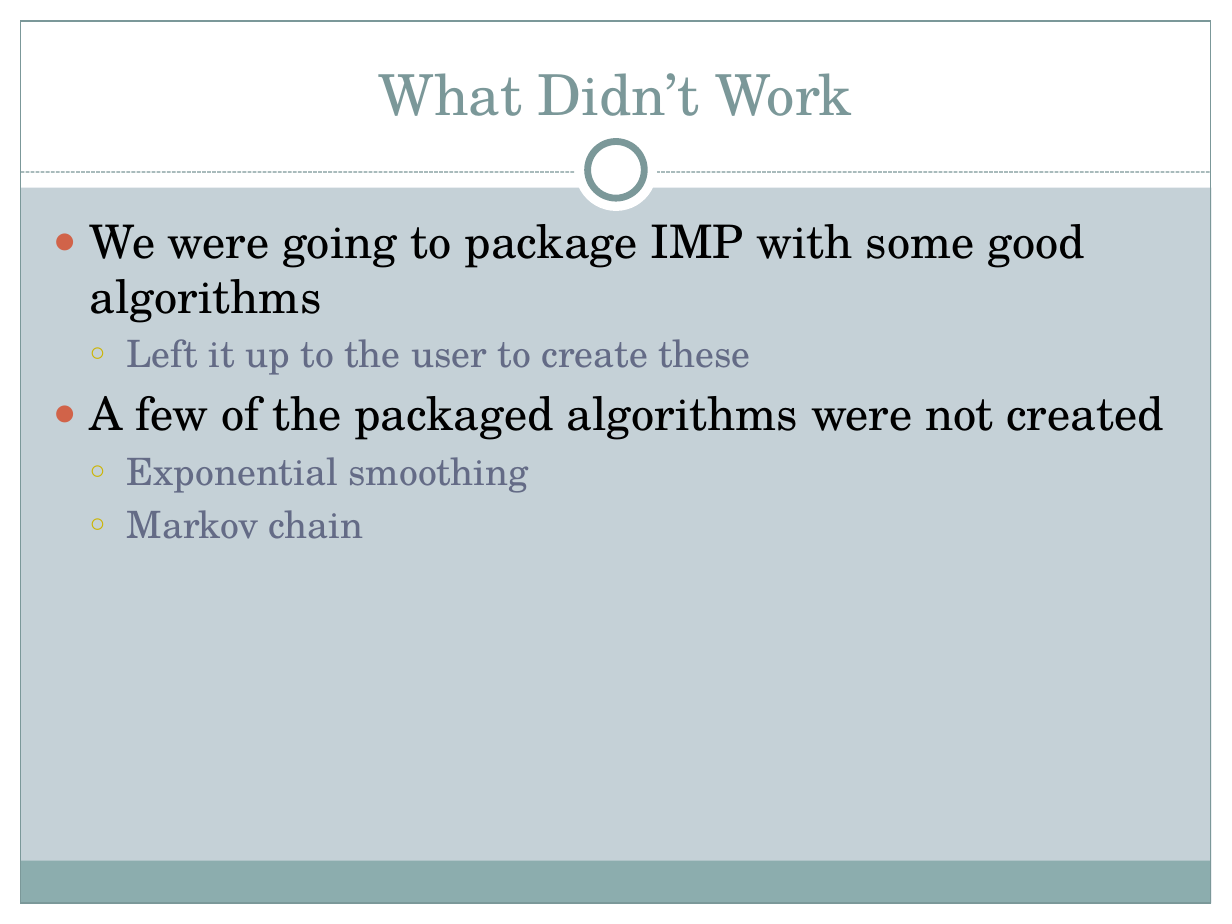
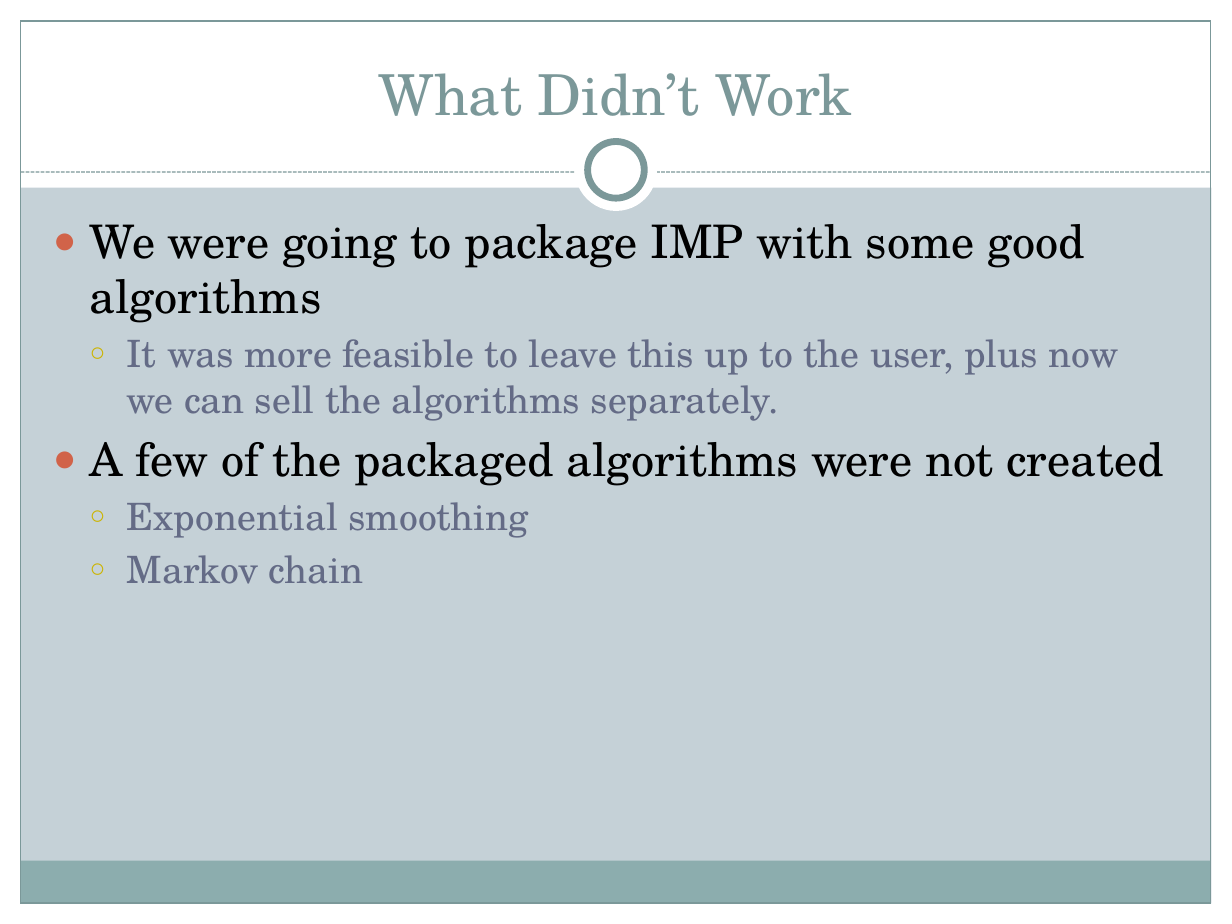
Before and after one commit to ChrisBye/rpi-imp, a slide deck: slide 6 of final presentation/sdd final presentation.pptx. Drawn at 1232x924 pixels with LibreOffice and Linux fonts; fonts in the diff are those of the drawing. Boxes give left, top, right and bottom in pixels: in the first picture for what was removed or moved away, otherwise in the second. Text is boxed around its words. In the diff, an @@ line names an element or a change of style, - is before the commit and + after.

```diff
--- a/final presentation/sdd final presentation.pptx
+++ b/final presentation/sdd final presentation.pptx
@@ text at (127, 339, 1118, 421): text changed @@
-  ○ Left it up to the user to create these
+  ○ It was more feasible to leave this up to the user, plus now we can sell the algorithms separately.
```
Also in this commit, not shown: 4 other slides changed, 1 other file.
